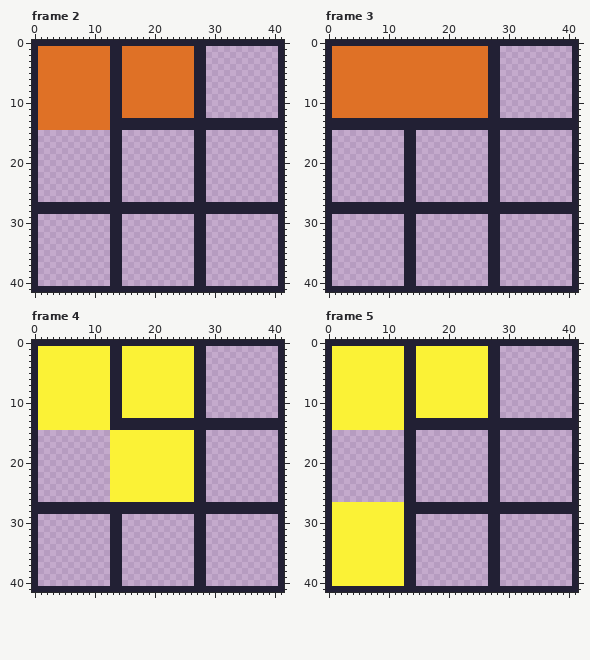
Two versions of one pixel-art file, Assets/Visuals/Sprites/Loot2.aseprite. This is how it looked before the edit.
42x42 pixels, 8 frames. Shown: frame 2, frame 3, frame 4, frame 5. The commit also changed other frames, which this record leaves out.
After:
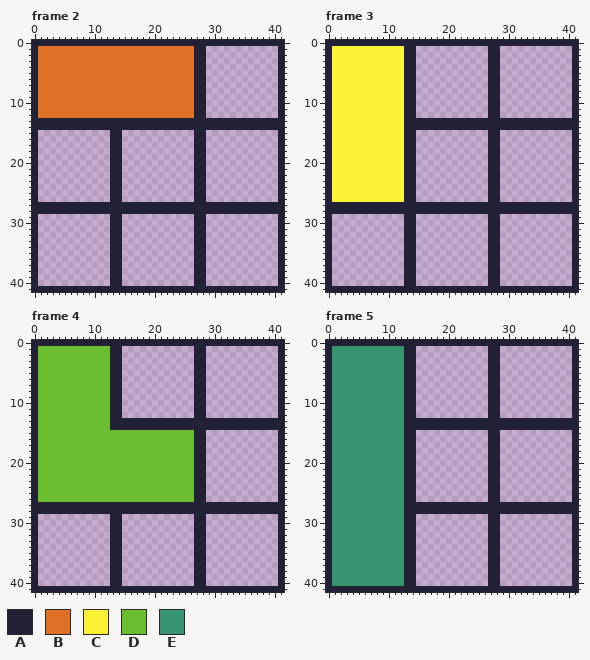
Palette (. is transparent): A #222034  B #df7126  C #fbf236  D #6abe30  E #37946e
Change:
Frame 2, layer "SQUARES":
y 1..12: x 13..14 AA -> BB
y 13..14: x 1..12 BBBBBBBBBBBB -> AAAAAAAAAAAA
Frame 3, layer "SQUARES":
y 1..12: x 1..26 BBBBBBBBBBBBBBBBBBBBBBBBBB -> CCCCCCCCCCCCAA............
y 13..14: x 1..12 AAAAAAAAAAAA -> CCCCCCCCCCCC
y 15..26: x 1..12 ............ -> CCCCCCCCCCCC
Frame 4, layer "SQUARES":
y 1..12: x 1..12 CCCCCCCCCCCC -> DDDDDDDDDDDD; x 15..26 CCCCCCCCCCCC -> ............
y 13..14: x 1..12 CCCCCCCCCCCC -> DDDDDDDDDDDD
y 15..26: x 1..26 ............CCCCCCCCCCCCCC -> DDDDDDDDDDDDDDDDDDDDDDDDDD
Frame 5, layer "SQUARES":
y 1..12: x 1..12 CCCCCCCCCCCC -> EEEEEEEEEEEE; x 15..26 CCCCCCCCCCCC -> ............
y 13..14: x 1..12 CCCCCCCCCCCC -> EEEEEEEEEEEE
y 15..26: x 1..12 ............ -> EEEEEEEEEEEE
y 27..40: x 1..12 CCCCCCCCCCCC -> EEEEEEEEEEEE
Where, in picture pixels (left, top, right, bottom), the same in both pictures:
changed: (38, 46, 122, 130)
changed: (332, 46, 488, 202)
changed: (38, 346, 194, 502)
changed: (332, 346, 488, 586)
